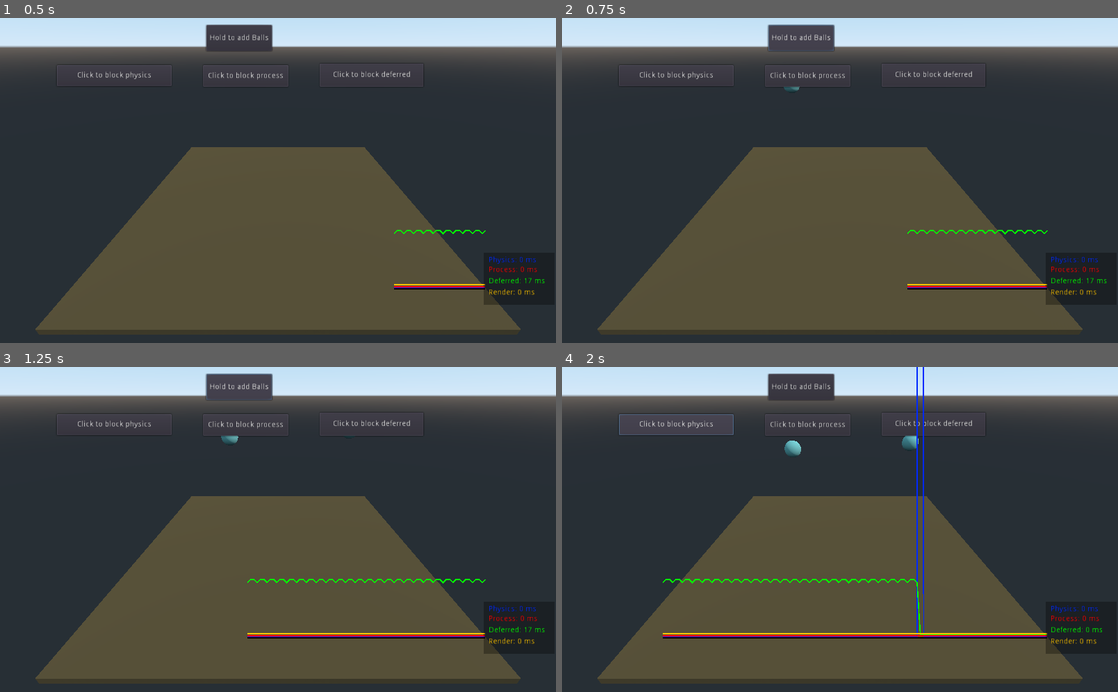
Above: before the commit, frames 1-4 (two rows, left to right).
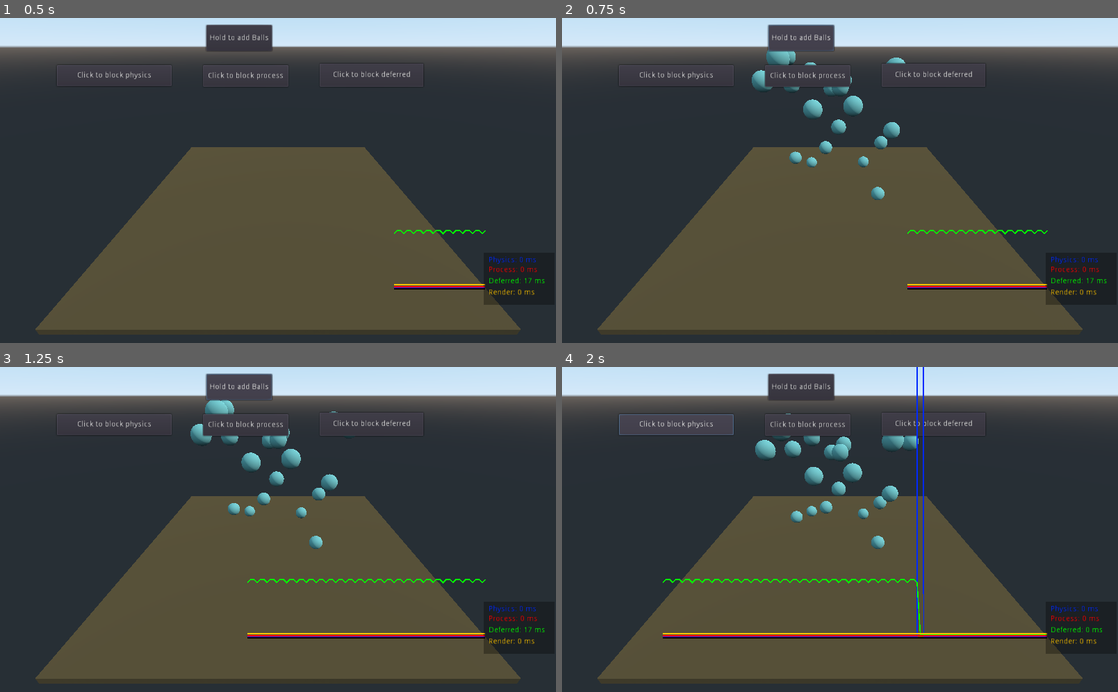
Above: after the commit, the same moments.

Repository: workhorsy/ImmersivePerformance
Game: Godot game, scene res://src/Start/Start.tscn
Same seed, same stepped clock (60 frames per second), same inputs: the game is played once before the commit and once after it.
Inputs:
- Up to frame 1 (0.5 s): no input
- Up to frame 2 (0.75 s): click "Hold to add Balls" at 0.5 s
- Up to frame 3 (1.25 s): no input
- Up to frame 4 (2 s): click "Click to block physics" at 1.25 s

Frame 1 is identical in both runs. In frame 2, 1.4% of the frame differs, in the area x 34-62%, y 9-56%; in frame 3, 1.4%; in frame 4, 1.5%, in the area x 34-62%, y 14-56%.

Commit message:
Made adding balls make 10X as many

Diff:
--- a/project/src/World/World.gd
+++ b/project/src/World/World.gd
@@ -49,10 +49,11 @@
 
 	if ImmersivePerformance.is_logging: print("world process frame:%s ticks:%s" % [frame, OS.get_ticks_msec()])
 	if _is_holding_add_ball:
-		var ball = _ball_scene.instance()
-		self.add_child(ball)
-		ball.transform.origin += Vector3(_rng.randf_range(-50.0, 50.0), _rng.randf_range(-50.0, 50.0), _rng.randf_range(-50.0, 50.0))
-		_balls.append(ball)
+		for i in 10:
+			var ball = _ball_scene.instance()
+			self.add_child(ball)
+			ball.transform.origin += Vector3(_rng.randf_range(-50.0, 50.0), _rng.randf_range(-50.0, 50.0), _rng.randf_range(-50.0, 50.0))
+			_balls.append(ball)
 
 	if _is_blocking_process:
 		print("process !!!!!!!!!!!!!!!!!!!!!!!!!!!!!!!!!!!!!!!!!!!!!!!! frame:%s" % [self.get_tree().get_frame()])
